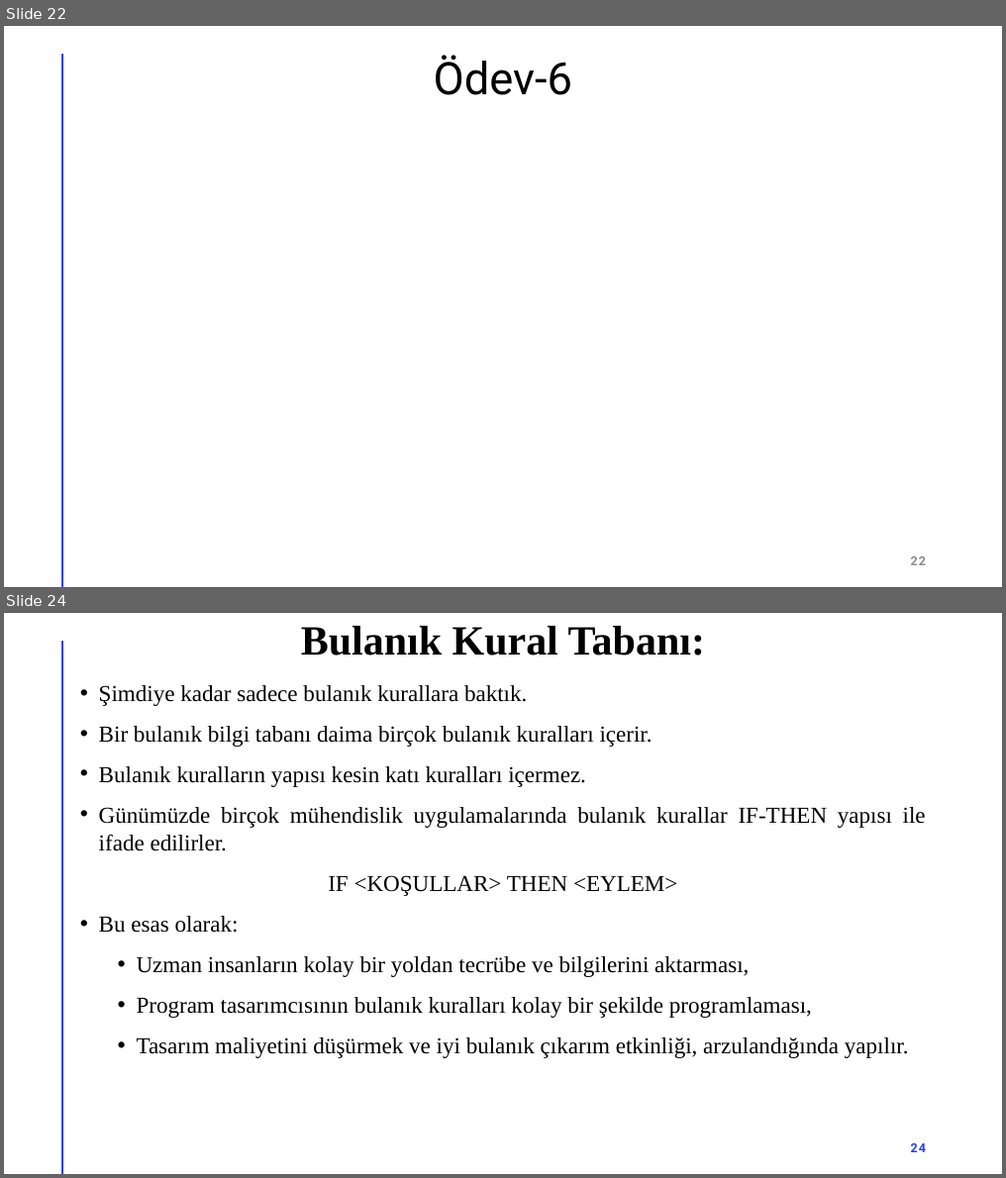
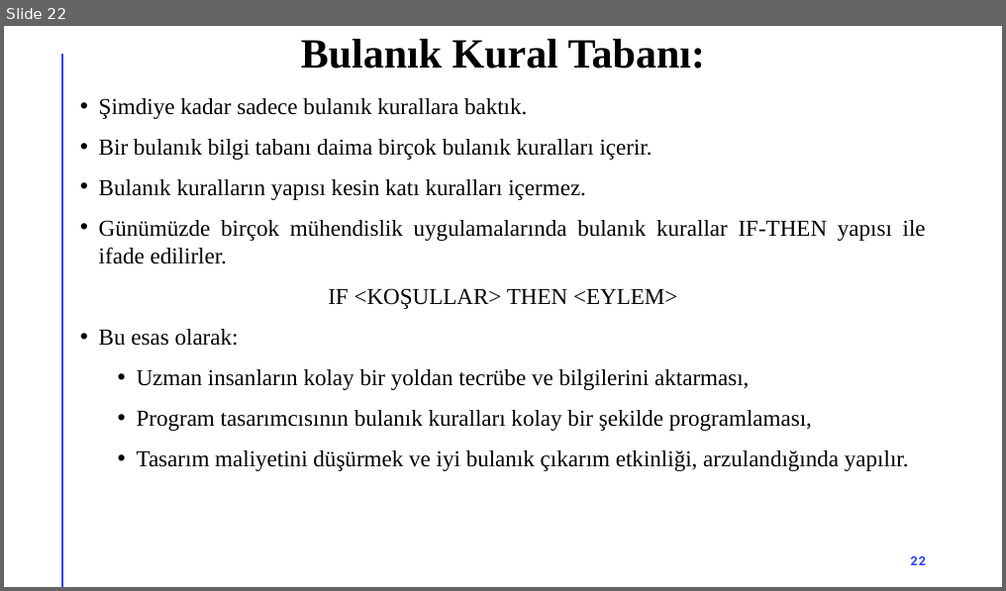
Before and after one commit to akaraci/Bulanik_Mantik, a slide deck: Hafta-4.pptx. Shown one above the other, each under a label of ours: slides 22 and 24 before the commit, slide 22 after it; the slides between them are not shown. The pictures are 1006x1178 and 1006x591 pixels, drawn with LibreOffice and Linux fonts; fonts in the diff are those of the drawing. Boxes give left, top, right and bottom in pixels: in the first picture for what was removed or moved away, otherwise in the second. Text is boxed around its words. In the diff, an @@ line names an element or a change of style, - is before the commit and + after.

```diff
--- a/Hafta-4.pptx
+++ b/Hafta-4.pptx
@@ slide 22 removed at [4,26,1002,587], background #FFFFFF; not listed: 1 template element that a slide beside it also shows @@
@@ title removed at [434,55,572,95] @@
-Ödev-6
@@ page number removed at [911,557,926,566] @@
-22
@@ what was slide 24 is now slide 22 @@
@@ page number at [911,557,926,566]: text changed @@
-24
+22
```
Also in this commit, not shown: 1 slide changed.
